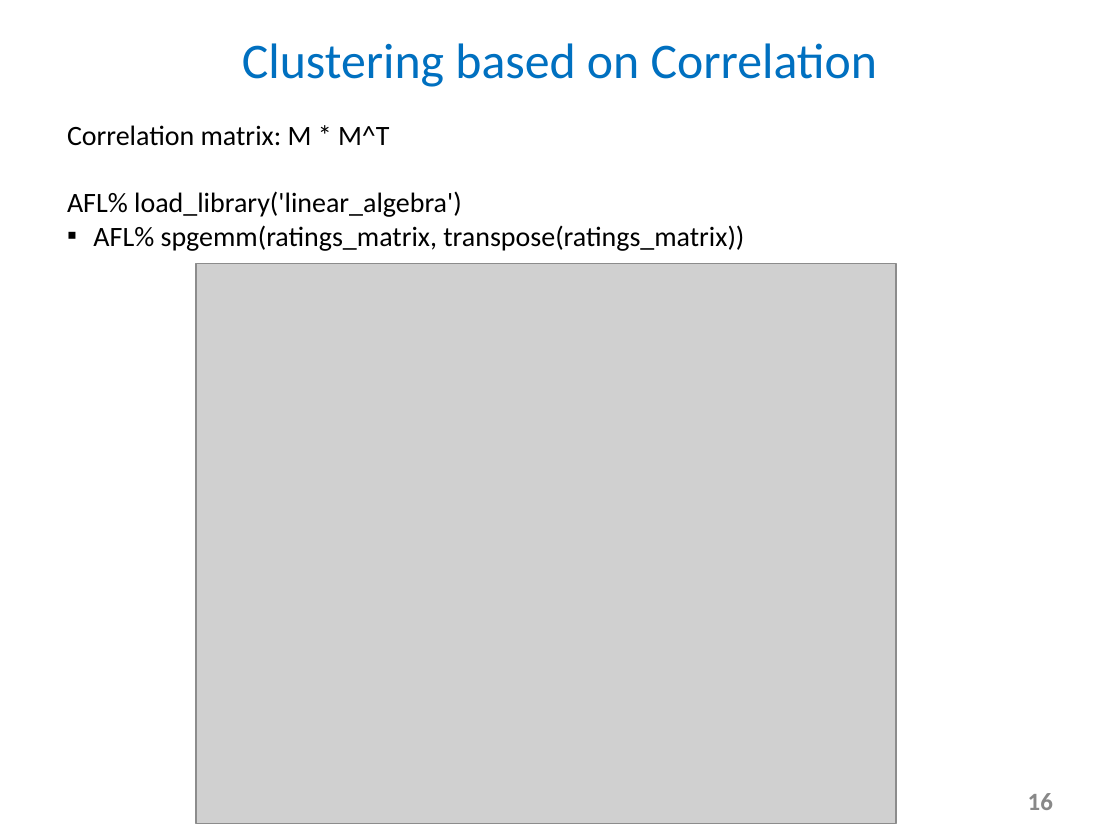
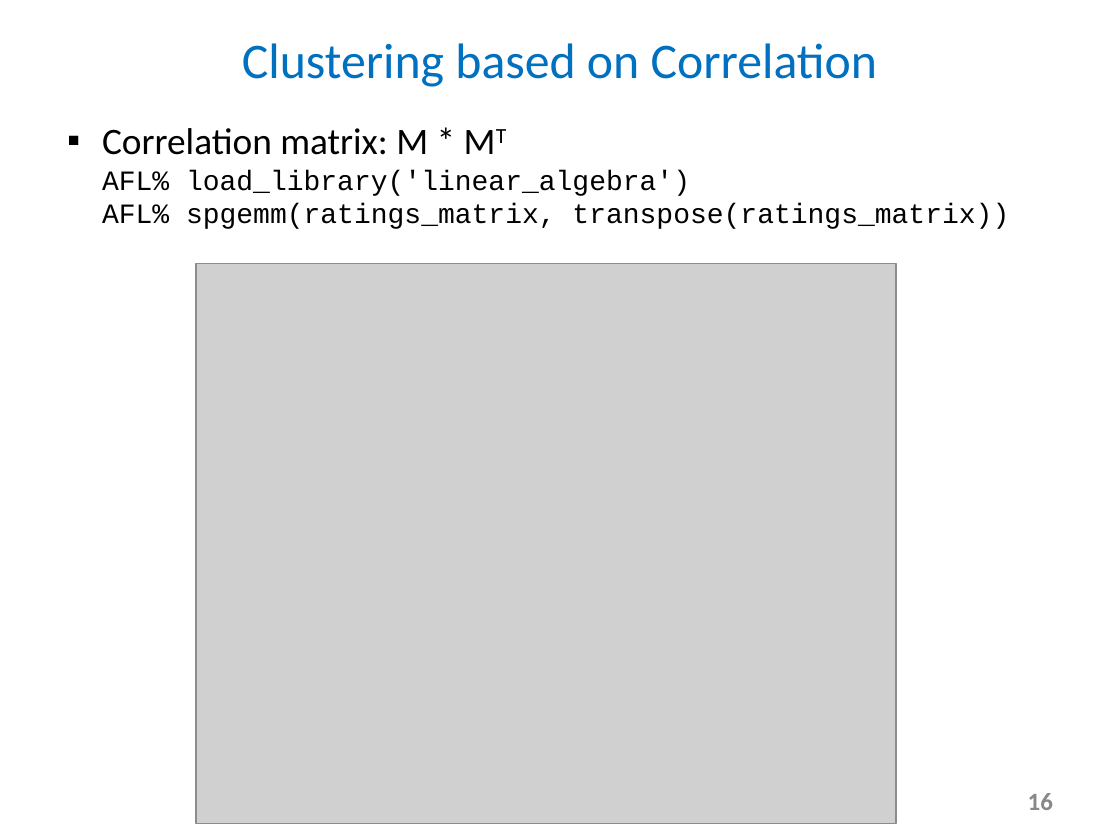
Before and after one commit to lchiaying/SciDB-project, a slide deck: slide 16 of FinalProjectSlides and YouTubeTitlePage_e63_2017.pptx. Drawn at 1120x840 pixels with LibreOffice and Linux fonts; fonts in the diff are those of the drawing; grey boxes stand for pictures. Boxes give left, top, right and bottom in pixels: in the first picture for what was removed or moved away, otherwise in the second. Text is boxed around its words. In the diff, an @@ line names an element or a change of style, - is before the commit and + after.

```diff
--- a/FinalProjectSlides and YouTubeTitlePage_e63_2017.pptx
+++ b/FinalProjectSlides and YouTubeTitlePage_e63_2017.pptx
@@ text at (102,128,1009,229): text changed; font Calibri to Courier New @@
-▪ Correlation matrix: M * M^T
-  AFL% load_library('linear_algebra')
-  AFL% spgemm(ratings_matrix, transpose(ratings_matrix))
+▪ Correlation matrix: M * MT
+  AFL% load_library('linear_algebra')
+  AFL% spgemm(ratings_matrix, transpose(ratings_matrix))
```
Also in this commit, not shown: 13 other slides changed.
